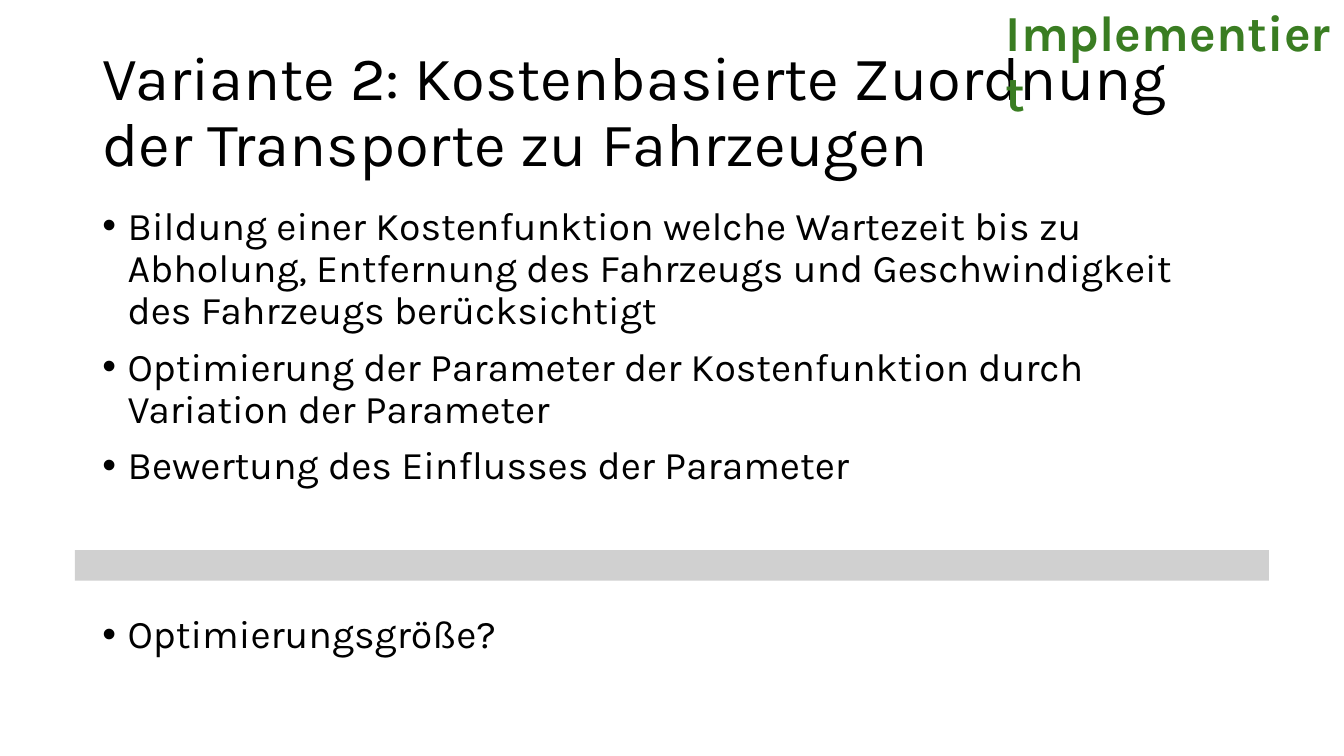
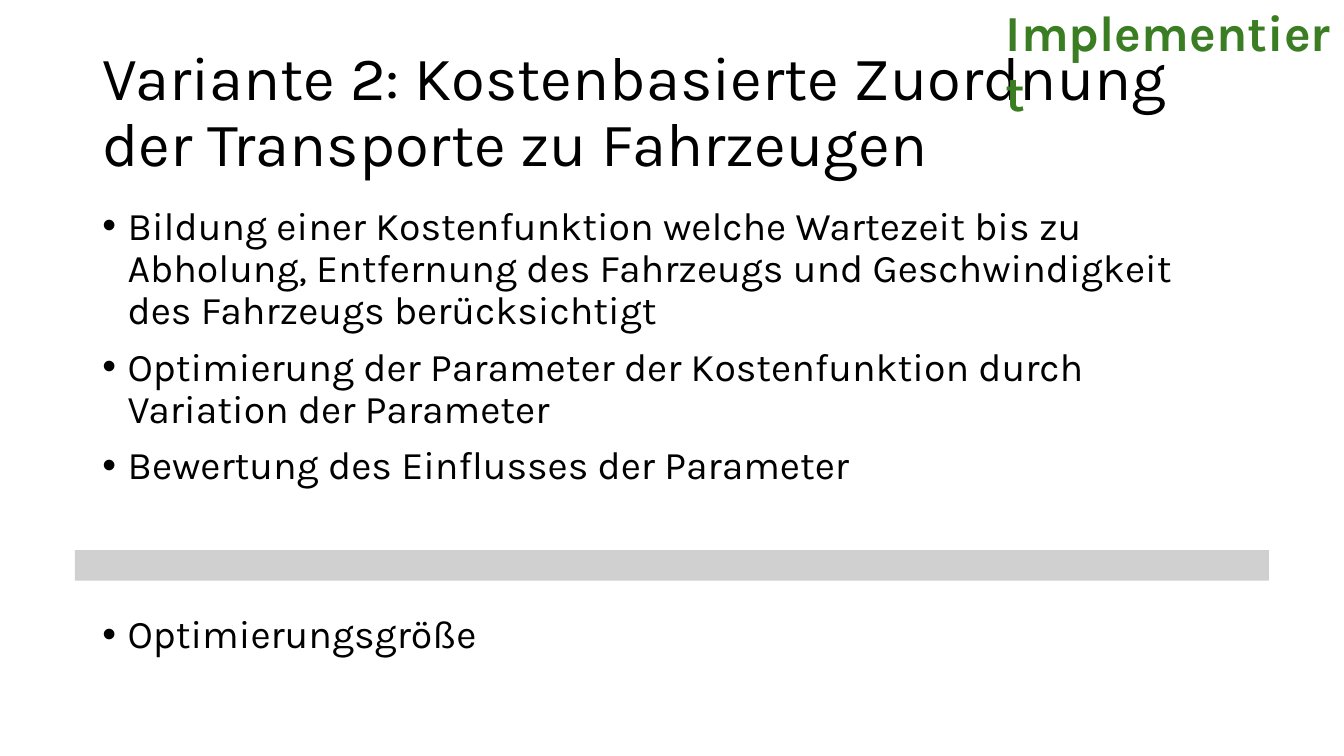
Before and after one commit to LGehlauf/SPP24, a slide deck: slide 2 of Transportoptimierung.pptx (slide 3 before the commit). Drawn at 1344x756 pixels with LibreOffice and Linux fonts; fonts in the diff are those of the drawing; grey boxes stand for pictures. Boxes give left, top, right and bottom in pixels: in the first picture for what was removed or moved away, otherwise in the second. Text is boxed around its words. In the diff, an @@ line names an element or a change of style, - is before the commit and + after.

```diff
--- a/Transportoptimierung.pptx
+++ b/Transportoptimierung.pptx
@@ text at [128,621,477,658]: text changed @@
-• Optimierungsgröße?
+• Optimierungsgröße
```
Also in this commit, not shown: 1 slide added, 1 slide removed, 20 other files.
